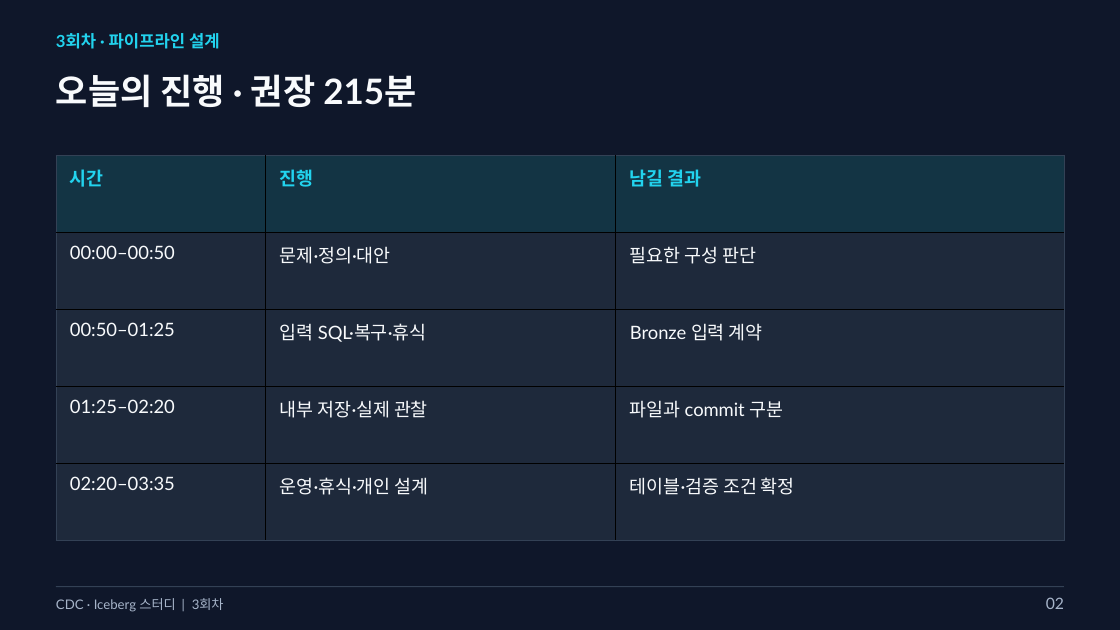
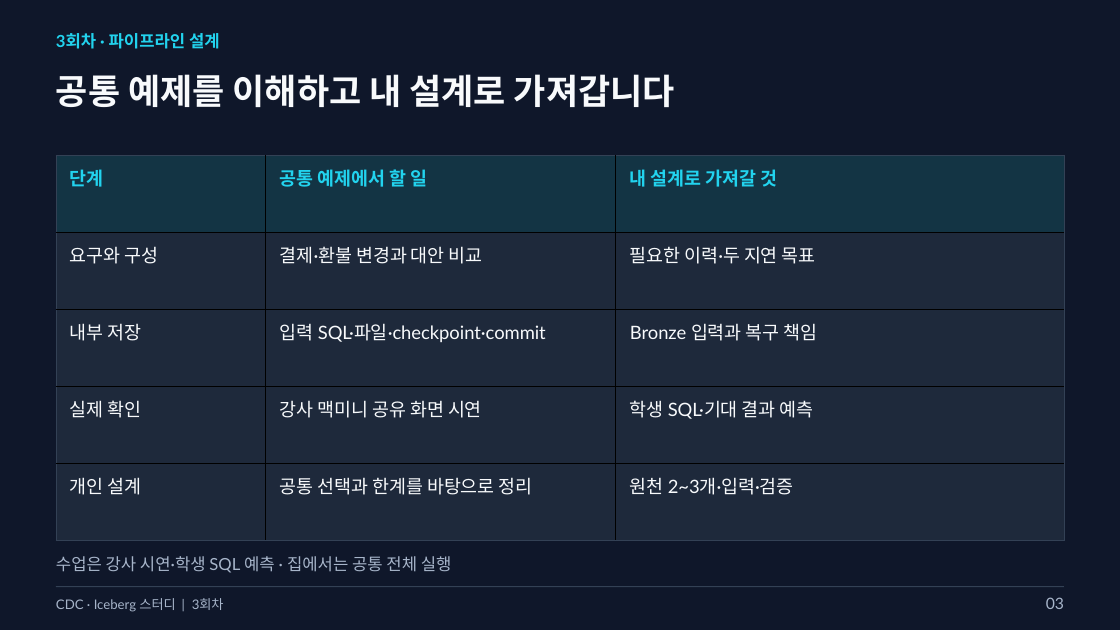
Before and after one commit to kim-dabin/cdc-lakehouse-study, a slide deck: slide 3 of labs/session03/slides/03-session03.pptx (slide 2 before the commit). Drawn at 1120x630 pixels with LibreOffice and Linux fonts; fonts in the diff are those of the drawing. Boxes give left, top, right and bottom in pixels: in the first picture for what was removed or moved away, otherwise in the second. Text is boxed around its words. In the diff, an @@ line names an element or a change of style, - is before the commit and + after.

```diff
--- a/labs/session03/slides/03-session03.pptx
+++ b/labs/session03/slides/03-session03.pptx
@@ text at (56,74,675,107): text changed @@
-오늘의 진행 · 권장 215분
+공통 예제를 이해하고 내 설계로 가져갑니다
@@ table at (56,155,1065,540) @@
-row 1: 시간 | 진행 | 남길 결과
+row 1: 단계 | 공통 예제에서 할 일 | 내 설계로 가져갈 것
-row 2: 00:00–00:50 | 문제·정의·대안 | 필요한 구성 판단
+row 2: 요구와 구성 | 결제·환불 변경과 대안 비교 | 필요한 이력·두 지연 목표
-row 3: 00:50–01:25 | 입력 SQL·복구·휴식 | Bronze 입력 계약
+row 3: 내부 저장 | 입력 SQL·파일·checkpoint·commit | Bronze 입력과 복구 책임
-row 4: 01:25–02:20 | 내부 저장·실제 관찰 | 파일과 commit 구분
+row 4: 실제 확인 | 강사 맥미니 공유 화면 시연 | 학생 SQL·기대 결과 예측
-row 5: 02:20–03:35 | 운영·휴식·개인 설계 | 테이블·검증 조건 확정
+row 5: 개인 설계 | 공통 선택과 한계를 바탕으로 정리 | 원천 2~3개·입력·검증
@@ text added at (56,556,452,573), 14.2 pt, text #A7B5CA @@
+수업은 강사 시연·학생 SQL 예측 · 집에서는 공통 전체 실행
@@ text at (1046,597,1064,609): text changed @@
-02
+03
```
Also in this commit, not shown: 26 other slides changed, 3 slides added, 25 slides removed, 10 other files.
